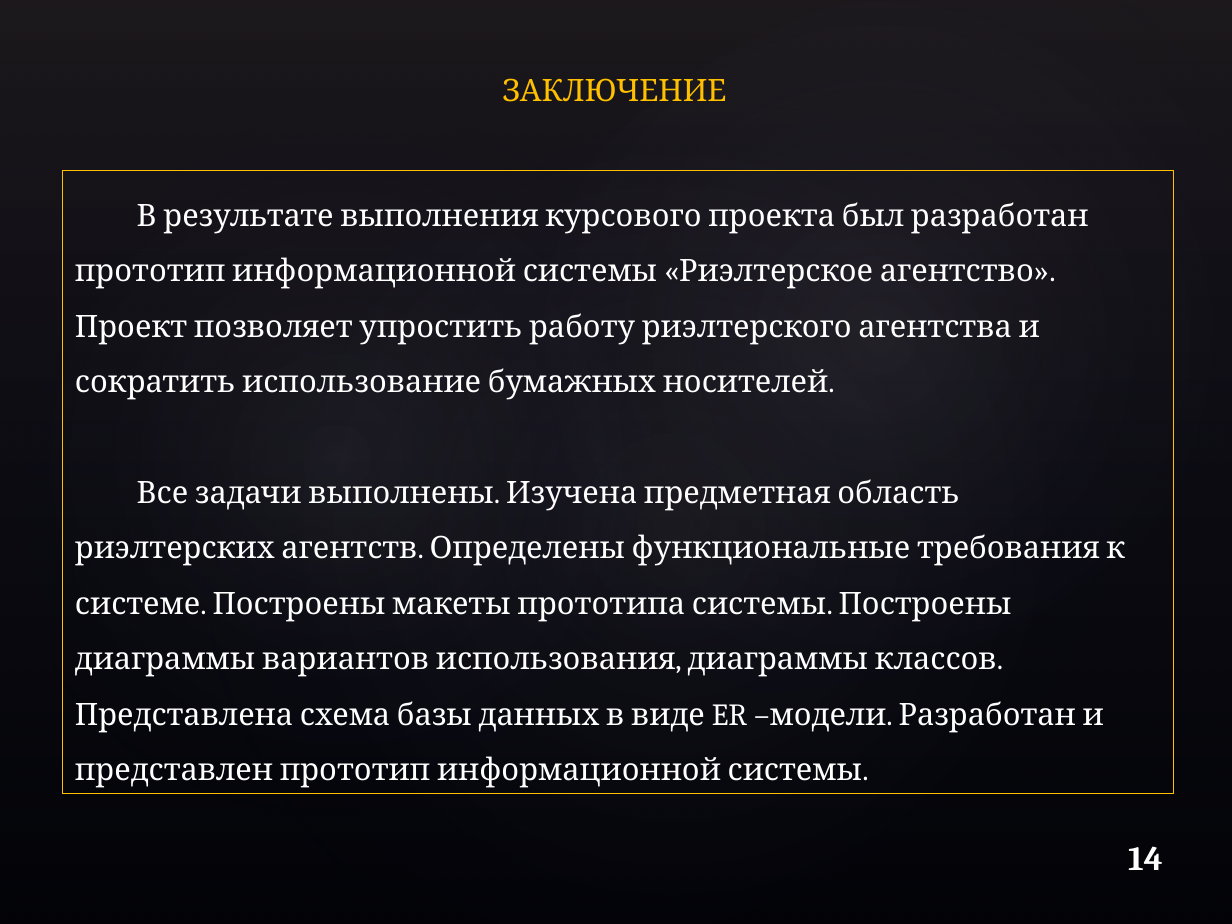
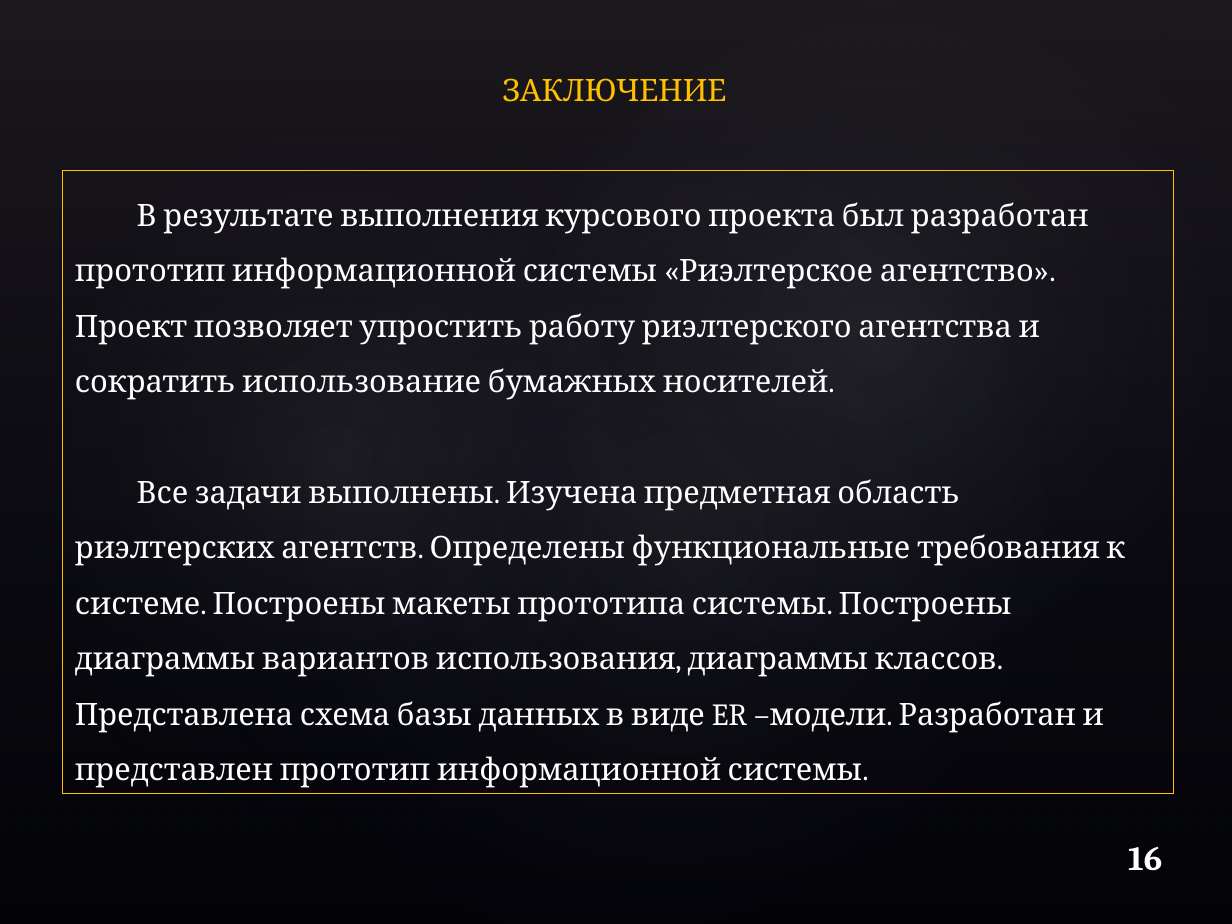
Before and after one commit to TTmaxiTT/VP, a slide deck: slide 16 of Смирнов М.Л. курсовой проект по ВП на тему 'Риэлтерское агентство'/Смирнов М. Л. курсовой проект по ВП на тему 'Риэлтерское агентство'.pptx (slide 14 before the commit). Drawn at 1232x924 pixels with LibreOffice and Linux fonts; fonts in the diff are those of the drawing; background and template pictures are left out. Boxes give left, top, right and bottom in pixels: in the first picture for what was removed or moved away, otherwise in the second. Text is boxed around its words. In the diff, an @@ line names an element or a change of style, - is before the commit and + after.

```diff
--- a/Смирнов М.Л. курсовой проект по ВП на тему 'Риэлтерское агентство'/Смирнов М. Л. курсовой проект по ВП на тему 'Риэлтерское агентство'.pptx
+++ b/Смирнов М.Л. курсовой проект по ВП на тему 'Риэлтерское агентство'/Смирнов М. Л. курсовой проект по ВП на тему 'Риэлтерское агентство'.pptx
@@ text at [1128,847,1162,871]: text changed @@
-14
+16
```
Also in this commit, not shown: 9 other slides changed, 4 slides added, 2 slides removed, 1 other file.
